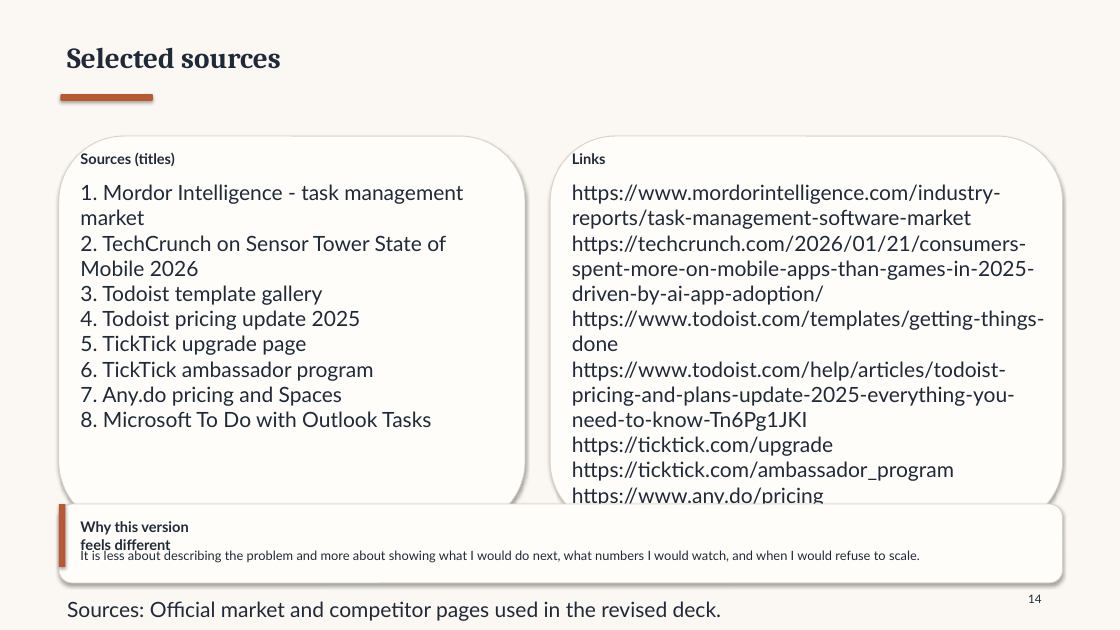
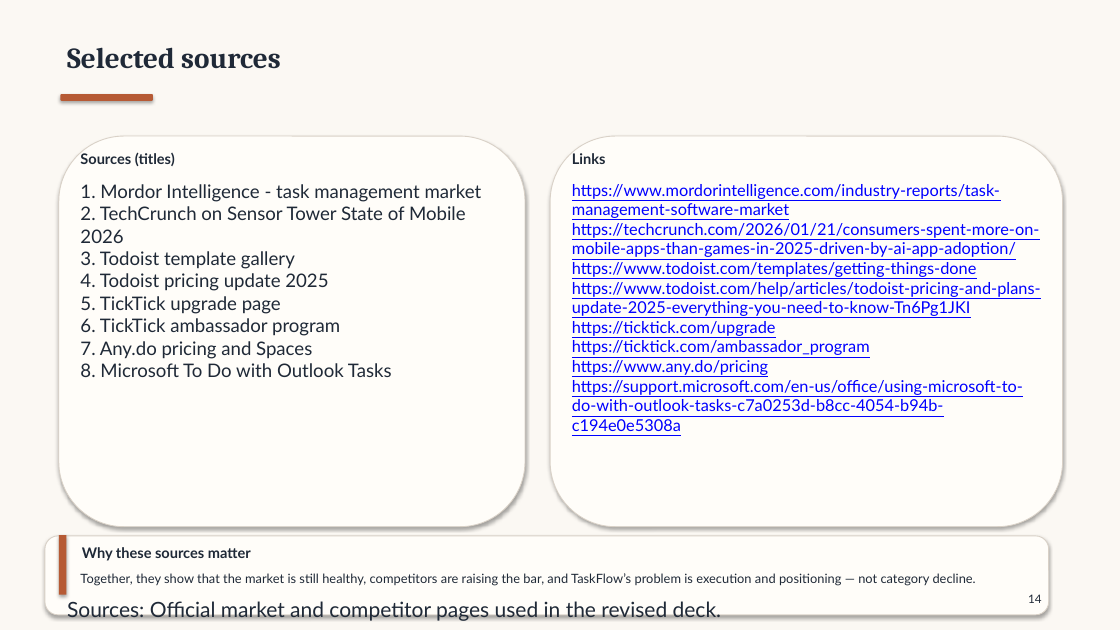
Before and after one commit to TEZv/Genesis-Academy_Strategy-Operations-School-2.0-Case-Task, a slide deck: slide 14 of deliverables/taskflow-case-presentation.pptx. Drawn at 1120x630 pixels with LibreOffice and Linux fonts; fonts in the diff are those of the drawing. Boxes give left, top, right and bottom in pixels: in the first picture for what was removed or moved away, otherwise in the second. Text is boxed around its words. In the diff, an @@ line names an element or a change of style, - is before the commit and + after.

```diff
--- a/deliverables/taskflow-case-presentation.pptx
+++ b/deliverables/taskflow-case-presentation.pptx
@@ text "1. Mordor Intelligence - task ..." at (80, 184, 482, 377): size 18 to 16 pt @@
@@ text "https://www.mordorintelligence.com/industry-reports/task-man ..." at (572, 184, 1041, 431): size 18 to 14 pt, text colour #1F2937 to #0000FF, underline on @@
@@ rounded rectangle: place and size @@
-rounded rectangle at (59, 504, 1063, 583)
+rounded rectangle at (45, 536, 1049, 615)
@@ rectangle: place and size @@
-rectangle at (59, 504, 66, 567)
+rectangle at (59, 535, 66, 595)
@@ text at (82, 547, 251, 561): text changed @@
-Why this version feels different
+Why these sources matter
@@ text at (80, 573, 976, 586): text changed @@
-It is less about describing the problem and more about showing what I would do next, what numbers I would watch, and when I would refuse to scale.
+Together, they show that the market is still healthy, competitors are raising the bar, and TaskFlow’s problem is execution and positioning — not category decline.
```
Also in this commit, not shown: 7 other slides changed, 1 other file.
